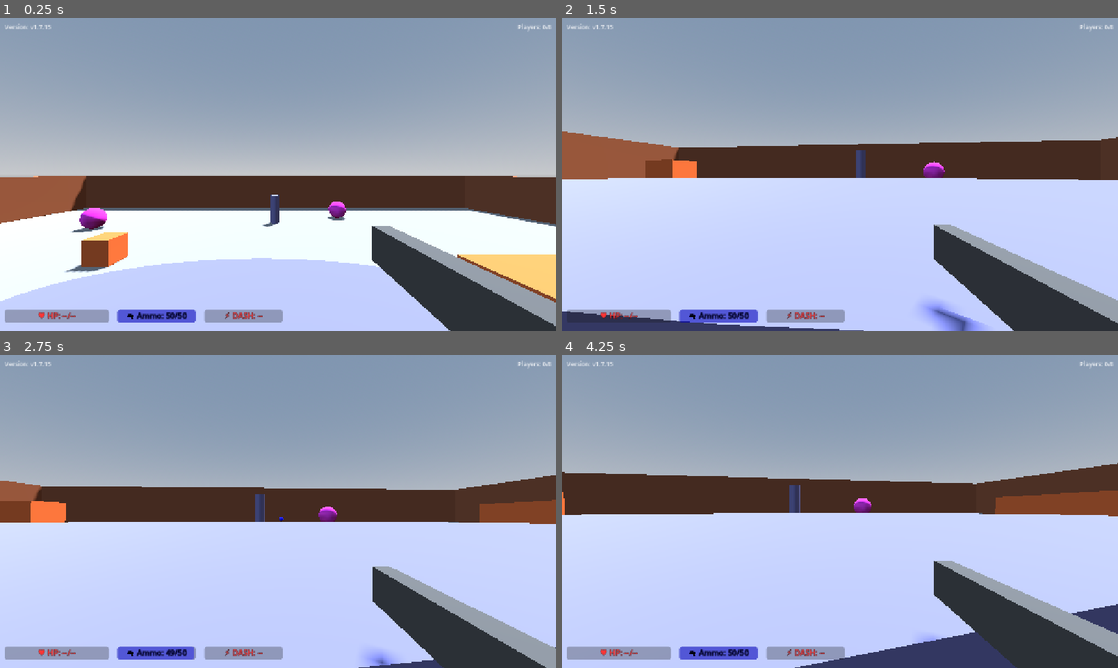
Above: before the commit, frames 1-4 (two rows, left to right).
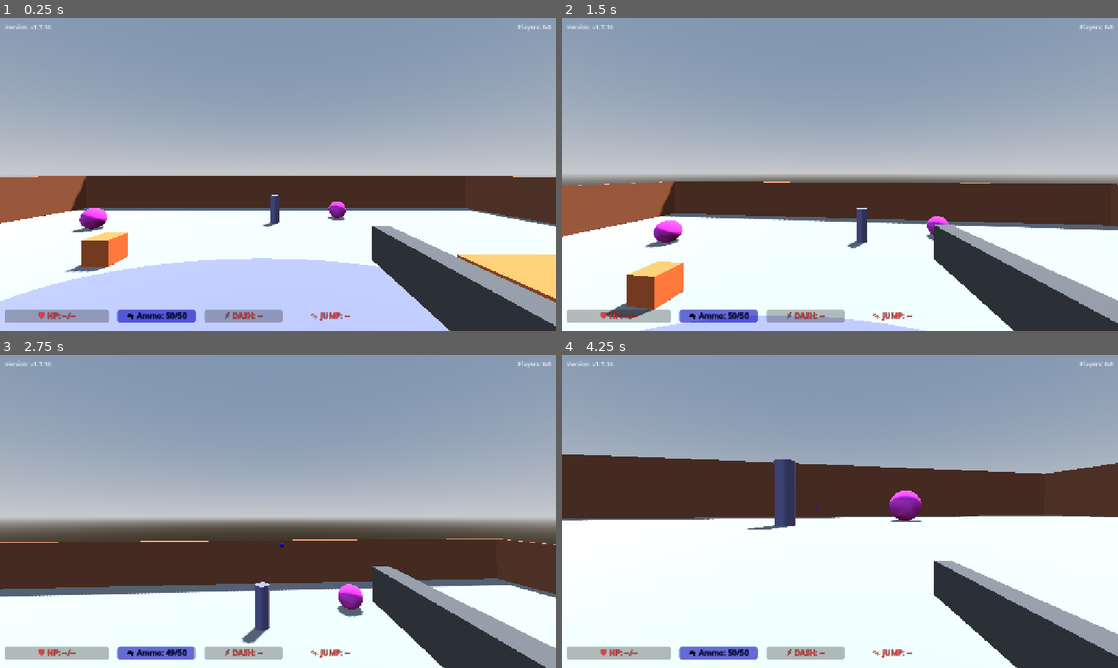
Above: after the commit, the same moments.

Repository: shikiuku/SimpleFPS
Game: Godot game, scene res://scenes/TestLevel.tscn
Same seed, same stepped clock (60 frames per second), same inputs: the game is played once before the commit and once after it. This scene is started directly instead of the project's main scene.
Inputs (mouse positions are in pixels of both pictures, inside the frame that each line leads up to):
- Up to frame 1 (0.25 s): no input
- Up to frame 2 (1.5 s): move the mouse to (867, 174) at 0.52 s; hold Space (jump) 0.53-1.28 s; hold W (move_forward) from 0.53 s (still down); move the mouse to (812, 174) at 1.27 s; tap Shift (run) at 1.35 s
- Up to frame 3 (2.75 s): keep holding W (move_forward); tap Space (jump) at 1.52, 1.55, 1.82, 2.3 s; move the mouse to (289, 505) at 2.02 s; press the mouse at (289, 505) at 2.03 s
- Up to frame 4 (4.25 s): keep holding W (move_forward); move the mouse to (834, 517) at 2.77 s; release the mouse at (834, 517) at 2.78 s; tap Space (jump) at 2.85, 3.02, 3.32, 3.77, 3.8, 4.07 s; move the mouse to (878, 514) at 3.52 s; hold Shift (run) from 3.53 s (still down)

The runs differ from the first frame. In frame 1, less than 0.1% of the frame differs, in the area x 8-63%, y 2-97%; in frame 2, 53%, in the area x 0-100%, y 2-100%; in frame 3, 52%; in frame 4, 49%.

Commit message:
🦘 Add triple jump system for more dynamic 3D gameplay in v1.7.16
- Implement triple jump with decreasing power (8.0, 7.0, 6.0)
- Add jump count tracking with ground detection
- Add UI display showing remaining jumps with color coding
  - Green: Ready (on ground)
  - Yellow: Remaining jumps available
  - Red: No jumps left
- Integrate with existing movement and dash systems
- Update version to 1.7.16 and web export

🤖 Generated with Claude Code

Co-Authored-By: Claude <noreply@anthropic.com>

Diff:
--- a/project.godot
+++ b/project.godot
@@ -11,7 +11,7 @@
 [application]
 
 config/name="Simple FPS"
-config/version="1.7.15"
+config/version="1.7.16"
 config/tags=PackedStringArray("3d", "multiplayer", "fps")
 run/main_scene="res://scenes/MainMenu.tscn"
 config/features=PackedStringArray("4.4", "Forward Plus")
--- a/scenes/GameUI.tscn
+++ b/scenes/GameUI.tscn
@@ -95,6 +95,19 @@
 horizontal_alignment = 1
 vertical_alignment = 1
 
+[node name="JumpLabel" type="Label" parent="."]
+anchors_preset = 2
+anchor_top = 1.0
+anchor_bottom = 1.0
+offset_left = 670.0
+offset_top = -50.0
+offset_right = 850.0
+offset_bottom = -20.0
+text = "🦘 JUMP: Ready (3)"
+label_settings = SubResource("LabelSettings_Health")
+horizontal_alignment = 1
+vertical_alignment = 1
+
 [node name="KillNotificationLabel" type="Label" parent="."]
 visible = false
 anchors_preset = 8
--- a/scripts/GameUI.gd
+++ b/scripts/GameUI.gd
@@ -8,10 +8,11 @@
 @onready var ammo_label = $AmmoBar/AmmoLabel
 @onready var dash_bar = $DashBar
 @onready var dash_label = $DashBar/DashLabel
+@onready var jump_label = $JumpLabel
 @onready var kill_notification_label = $KillNotificationLabel
 
 # ゲームのバージョン
-const VERSION = "v1.7.15"
+const VERSION = "v1.7.16"
 
 func _ready():
 	# バージョンを表示
@@ -38,6 +39,7 @@
 func _on_update_timer():
 	update_player_count()
 	update_health_display()
+	update_jump_display()
 
 func update_player_count():
 	var peer_count = 0
@@ -339,3 +341,45 @@
 		dash_label.modulate = Color.WHITE
 		dash_bar.modulate = Color.WHITE
 		dash_bar.value = 0
+
+# ジャンプ表示を更新する関数
+func update_jump_display():
+	# JumpLabelが存在するか確認
+	if not jump_label:
+		print("ERROR: JumpLabel not found!")
+		return
+
+	# ローカルプレイヤーを取得
+	var local_player = get_local_player()
+
+	if local_player and local_player.has_method("get_jump_count") and local_player.has_method("get_max_jump_count"):
+		var current_count = local_player.get_jump_count()
+		var max_count = local_player.get_max_jump_count()
+		var is_on_floor = false
+
+		# 地面にいるかどうかも取得
+		if local_player.has_method("is_on_floor"):
+			is_on_floor = local_player.is_on_floor()
+
+		# ジャンプ回数に応じて表示と色を変更
+		var text_color = Color.WHITE
+		var label_text = ""
+
+		if is_on_floor:
+			text_color = Color.GREEN
+			label_text = "🦘 JUMP: Ready (3)"
+		else:
+			var remaining = max_count - current_count
+			if remaining > 0:
+				text_color = Color.YELLOW
+				label_text = "🦘 JUMP: " + str(remaining) + " left"
+			else:
+				text_color = Color.RED
+				label_text = "🦘 JUMP: None"
+
+		# テキストの更新と色設定
+		jump_label.text = label_text
+		jump_label.modulate = text_color
+	else:
+		jump_label.text = "🦘 JUMP: --"
+		jump_label.modulate = Color.WHITE
--- a/scripts/SimpleFPSController.gd
+++ b/scripts/SimpleFPSController.gd
@@ -14,6 +14,13 @@
 var dash_timer = 0.0                 # ダッシュタイマー
 var dash_direction = Vector3.ZERO    # ダッシュ方向
 
+# 三段ジャンプシステム
+@export var max_jump_count = 3        # 最大ジャンプ回数（三段ジャンプ）
+@export var second_jump_velocity = 7.0  # 2回目ジャンプの力
+@export var third_jump_velocity = 6.0   # 3回目ジャンプの力
+var current_jump_count = 0           # 現在のジャンプ回数
+var was_on_floor_last_frame = false  # 前フレームで地面にいたか
+
 # 同期用プロパティ（RPC同期で使用）
 @export var sync_position := Vector3.ZERO
 @export var sync_rotation_y := 0.0
@@ -87,6 +94,10 @@
 
 	# ダッシュシステムの初期化
 	dash_charge = dash_charge_time  # フル充電状態でスタート
+
+	# 三段ジャンプシステムの初期化
+	current_jump_count = 0
+	was_on_floor_last_frame = is_on_floor()
 
 	# プレイヤー上部のHP表示を初期化
 	call_deferred("update_overhead_health_display")
@@ -398,21 +409,47 @@
 			print("受信中 - Player: ", name, " 受信Pos: ", sync_position, " 現在Pos: ", global_position)
 
 func handle_movement(delta):
+	# 三段ジャンプの地面判定処理
+	var is_currently_on_floor = is_on_floor()
+
+	# 地面に着地した瞬間にジャンプカウントをリセット
+	if is_currently_on_floor and not was_on_floor_last_frame:
+		current_jump_count = 0
+		print("Landed on ground! Jump count reset to: ", current_jump_count)
+
+	was_on_floor_last_frame = is_currently_on_floor
+
 	# 重力を適用
-	if not is_on_floor():
+	if not is_currently_on_floor:
 		velocity.y += get_gravity().y * delta
 
-	# ジャンプ処理（PC: スペース / タッチデバイス: ボタン）
+	# 三段ジャンプ処理（PC: スペース / タッチデバイス: ボタン）
 	var should_jump = false
 	if not _is_touch_device():
-		# PC環境：スペースキー
-		should_jump = Input.is_action_pressed("jump") and is_on_floor()
-	else:
-		# タッチデバイス環境：ボタン
-		should_jump = mobile_jump_requested and is_on_floor()
-
-	if should_jump:
-		velocity.y = jump_velocity
+		# PC環境：スペースキーが押された瞬間をチェック
+		should_jump = Input.is_action_just_pressed("jump")
+	else:
+		# タッチデバイス環境：ボタンが押された瞬間
+		should_jump = mobile_jump_requested
+
+	if should_jump and current_jump_count < max_jump_count:
+		# ジャンプ回数に応じて威力を調整
+		var jump_power = jump_velocity
+		if current_jump_count == 1:
+			jump_power = second_jump_velocity
+		elif current_jump_count == 2:
+			jump_power = third_jump_velocity
+
+		velocity.y = jump_power
+		current_jump_count += 1
+		mobile_jump_requested = false  # モバイル用リセット
+
+		print("Jump executed! Count: ", current_jump_count, "/", max_jump_count, " Power: ", jump_power)
+
+		# ジャンプ回数UIを更新
+		update_jump_display()
+	elif should_jump:
+		print("Cannot jump - already used all ", max_jump_count, " jumps")
 		mobile_jump_requested = false  # モバイル用リセット
 
 	# 移動入力を取得
@@ -850,3 +887,16 @@
 
 func is_dash_active():
 	return is_dashing
+
+# ジャンプ関連のアクセサ関数群
+func get_jump_count():
+	return current_jump_count
+
+func get_max_jump_count():
+	return max_jump_count
+
+func update_jump_display():
+	# GameUIのジャンプ表示を更新
+	var game_ui = get_tree().current_scene.get_node_or_null("GameUI")
+	if game_ui and is_multiplayer_authority() and game_ui.has_method("update_jump_display"):
+		game_ui.update_jump_display()
Not shown, changed: web-build/index.html
Not shown, changed: web-build/index.pck
